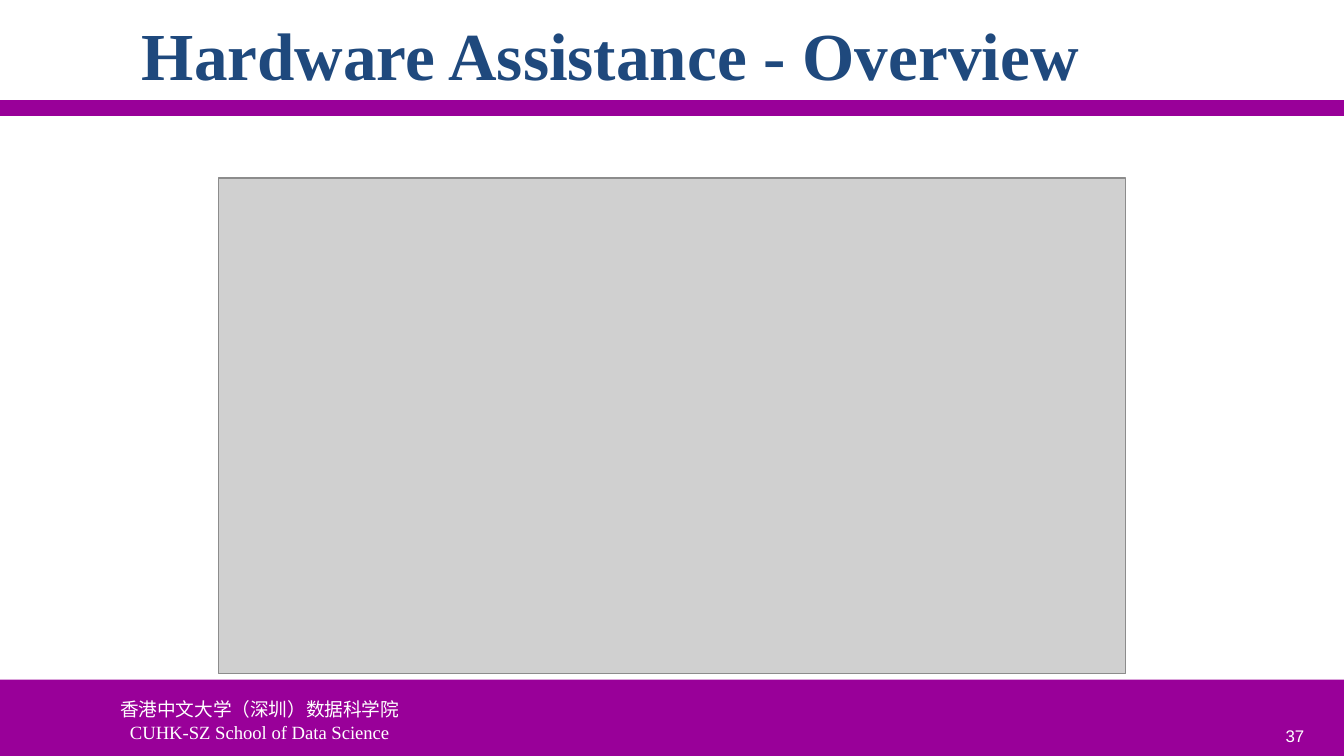
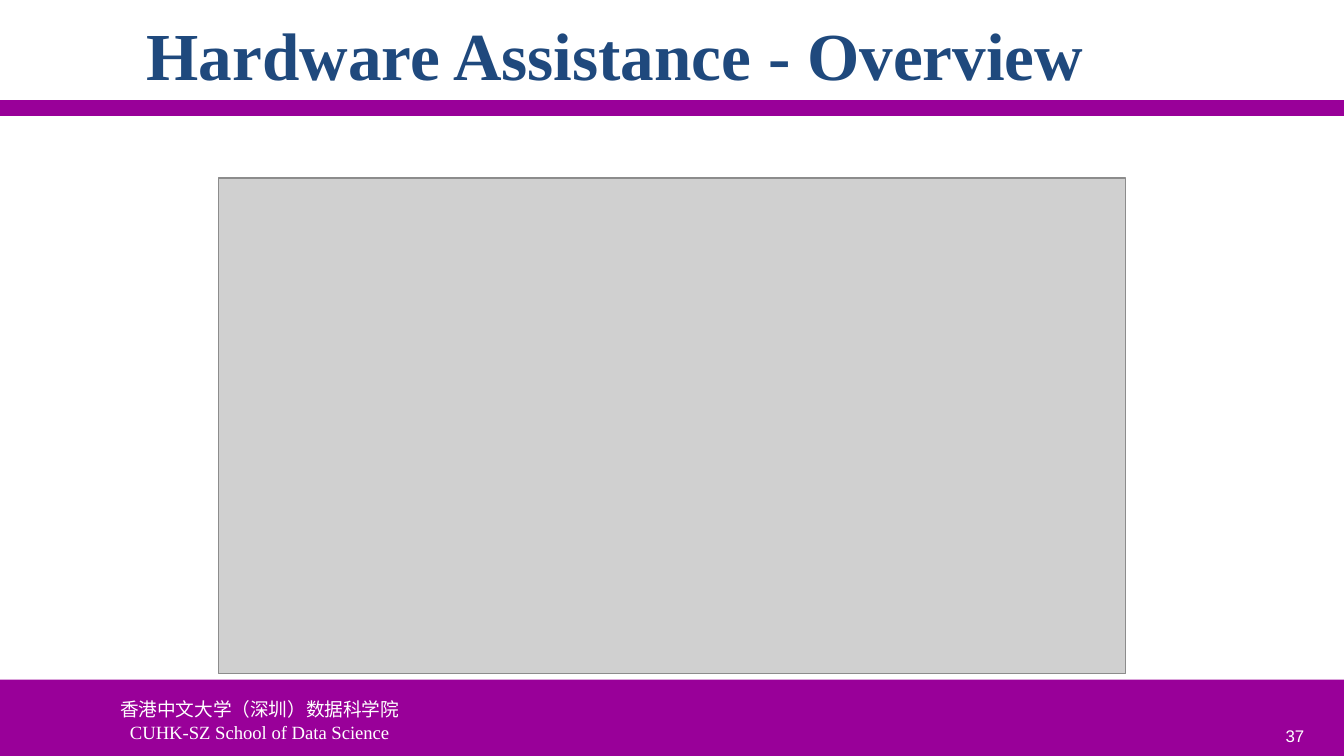
Before and after one commit to ychung1103/ychung1103.github.io, a slide deck: slide 37 of Slides/CSC6103/VT-04 Memory Virtualization.pptx. Drawn at 1344x756 pixels with LibreOffice and Linux fonts; fonts in the diff are those of the drawing; grey boxes stand for pictures; background and template pictures are left out. Boxes give left, top, right and bottom in pixels: in the first picture for what was removed or moved away, otherwise in the second. Text is boxed around its words. In the diff, an @@ line names an element or a change of style, - is before the commit and + after.

```diff
--- a/Slides/CSC6103/VT-04 Memory Virtualization.pptx
+++ b/Slides/CSC6103/VT-04 Memory Virtualization.pptx
@@ title "Hardware Assistance - Overview": place and size @@
-title "Hardware Assistance - Overview" at [142,33,1079,81]
+title "Hardware Assistance - Overview" at [147,33,1083,81]
```
Also in this commit, not shown: 9 other slides changed, 1 other file.
